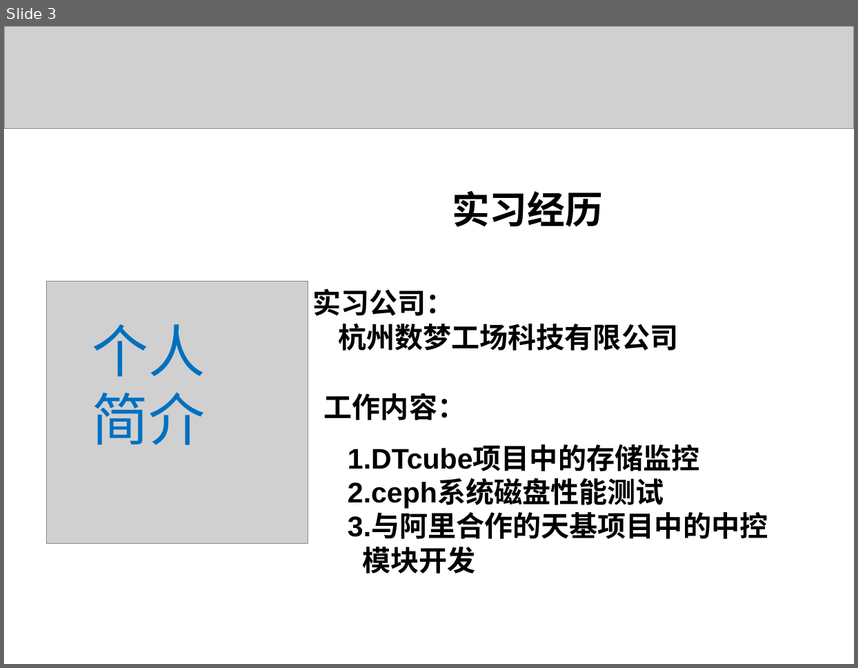
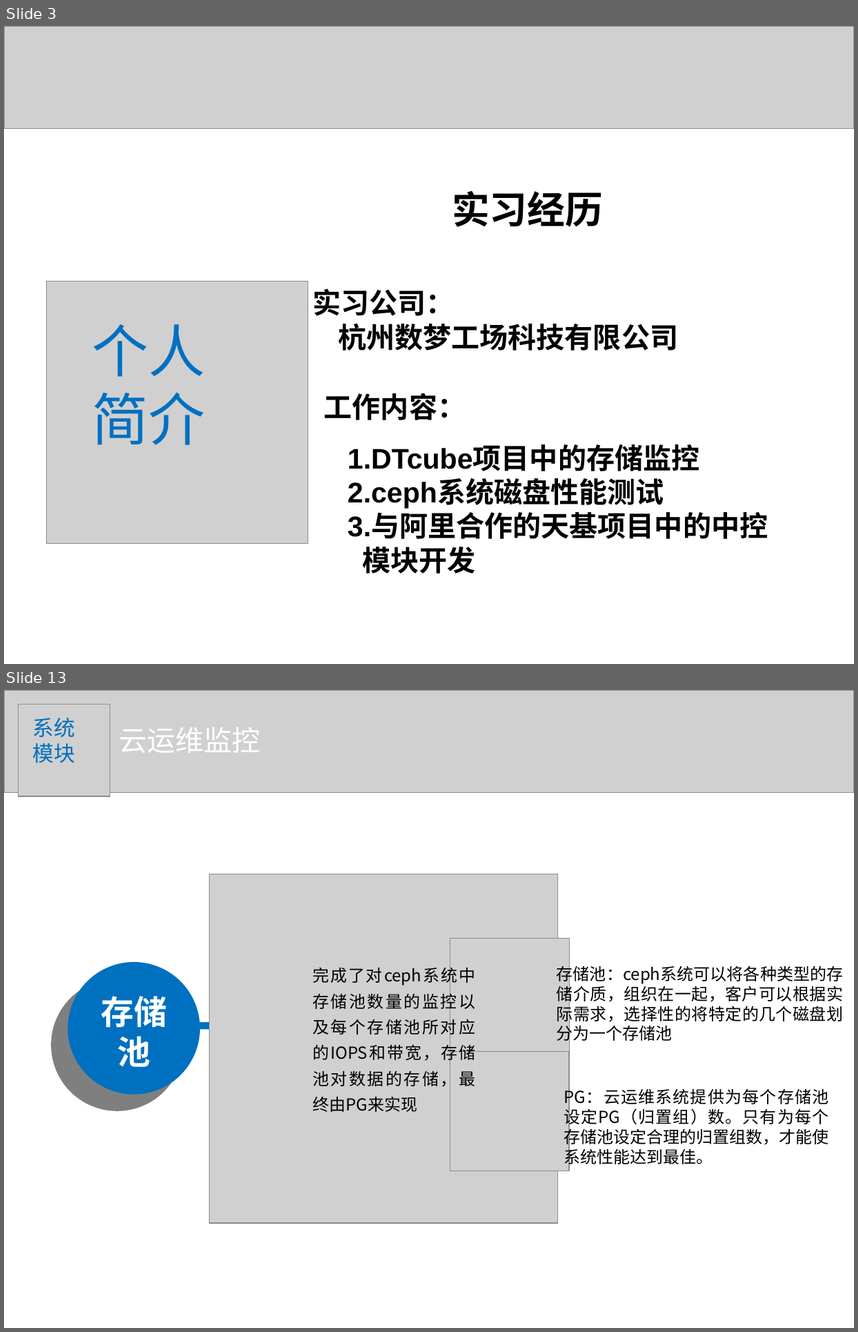
Before and after one commit to liaoliaoanxiao/mediumRepy, a slide deck: 论文/SA14226355孙君伟答辩.ppt. Shown one above the other, each under a label of ours: slide 3 before the commit, slides 3 and 13 after it; the slides between them are not shown. The pictures are 858x668 and 858x1332 pixels, drawn with LibreOffice and Linux fonts; fonts in the diff are those of the drawing; grey boxes stand for pictures. Boxes give left, top, right and bottom in pixels: in the first picture for what was removed or moved away, otherwise in the second. Text is boxed around its words. In the diff, an @@ line names an element or a change of style, - is before the commit and + after.

Commit message:
粗略完成

```diff
--- a/论文/SA14226355孙君伟答辩.ppt
+++ b/论文/SA14226355孙君伟答辩.ppt
@@ slide 13 added at [4,690,854,1328], background #FFFFFF @@
@@ picture added at [4,690,854,792] @@
@@ picture added at [18,704,110,796] @@
@@ text added at [33,718,76,763], 18 pt, text #0070C0 @@
+系统
+模块
@@ text added at [119,727,260,753], 24 pt, text #FFFFFF @@
+云运维监控
@@ picture added at [210,874,558,1223] @@
@@ picture added at [450,938,569,1057] @@
@@ ellipse added at [67,962,201,1094], fill #0070C0 @@
@@ text added at [312,965,475,1112], 14 pt, text #000000 @@
+完成了对ceph系统中存储池数量的监控以及每个存储池所对应的IOPS和带宽，存储池对数据的存储，最终由PG来实现
@@ text added at [557,963,844,1044], 14 pt, text #000000 @@
+存储池：ceph系统可以将各种类型的存储介质，组织在一起，客户可以根据实际需求，选择性的将特定的几个磁盘划分为一个存储池
@@ text added at [101,996,167,1067], 28 pt, text #FFFFFF, bold @@
+存储
+池
@@ line added from (174, 1026) to (216, 1026), #0070C0 6.01 pt @@
@@ picture added at [450,1052,569,1171] @@
@@ text added at [564,1086,829,1167], 14 pt, text #000000 @@
+PG：云运维系统提供为每个存储池设定PG（归置组）数。只有为每个存储池设定合理的归置组数，才能使系统性能达到最佳。
```
Also in this commit, not shown: 5 slides changed, 12 other slides added, 17 slides removed, 1 other file.
